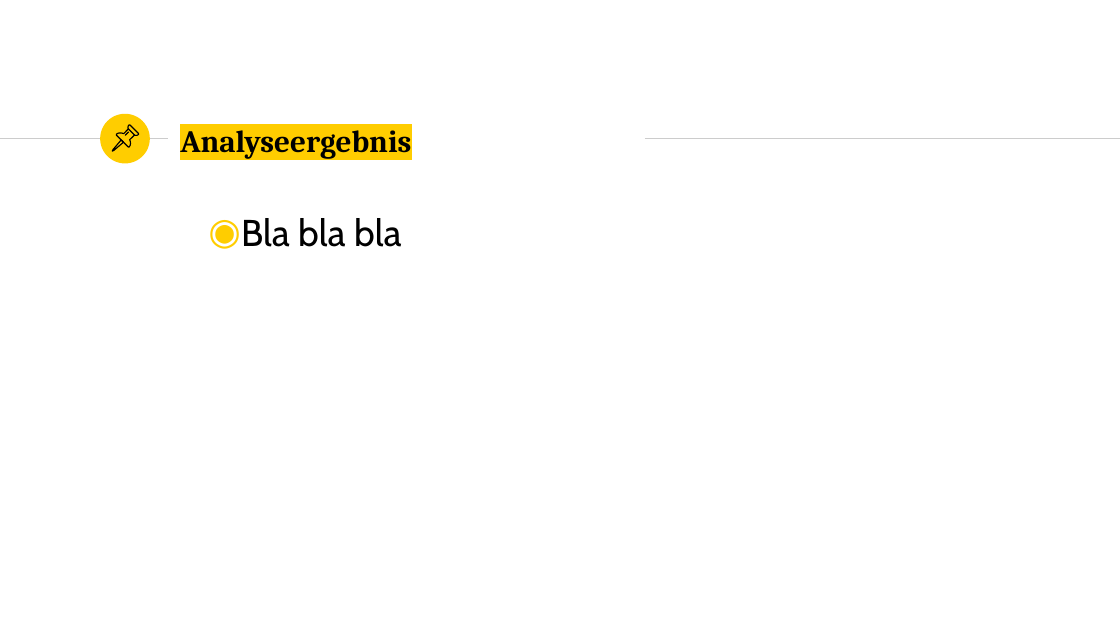
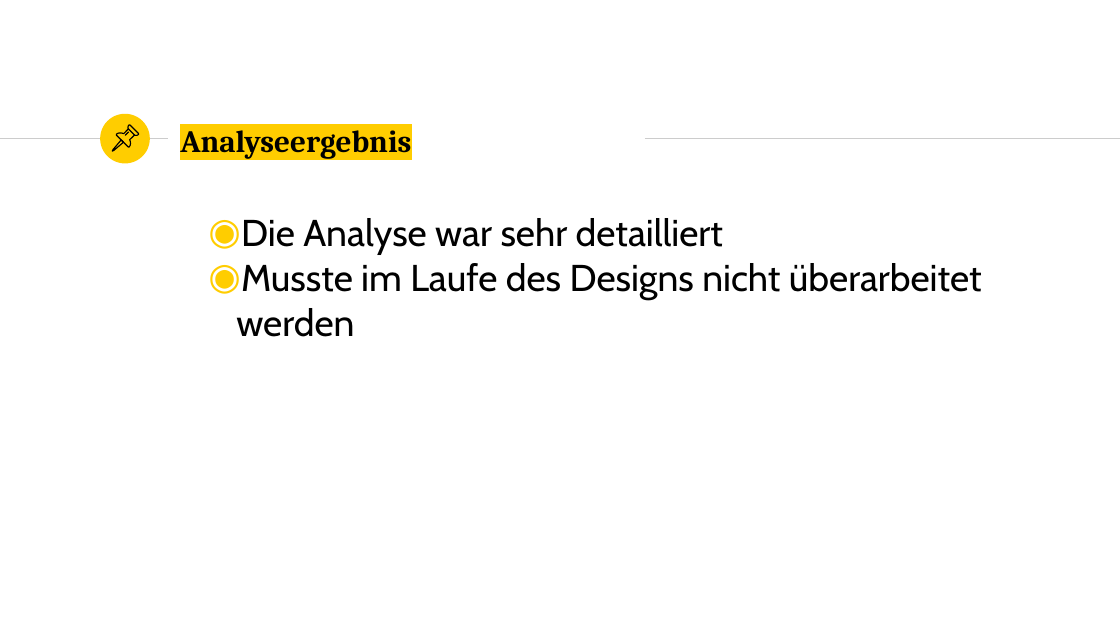
Before and after one commit to marcelherd/OOT-Projekt, a slide deck: slide 34 of Presentation/Presentation.pptx. Drawn at 1120x630 pixels with LibreOffice and Linux fonts; fonts in the diff are those of the drawing. Boxes give left, top, right and bottom in pixels: in the first picture for what was removed or moved away, otherwise in the second. Text is boxed around its words. In the diff, an @@ line names an element or a change of style, - is before the commit and + after.

Commit message:
added Analyseergebnis

```diff
--- a/Presentation/Presentation.pptx
+++ b/Presentation/Presentation.pptx
@@ text at [236, 218, 982, 337]: text changed @@
-◉ Bla bla bla
+◉ Die Analyse war sehr detailliert
+◉ Musste im Laufe des Designs nicht überarbeitet werden
```
Also in this commit, not shown: 1 slide removed.
